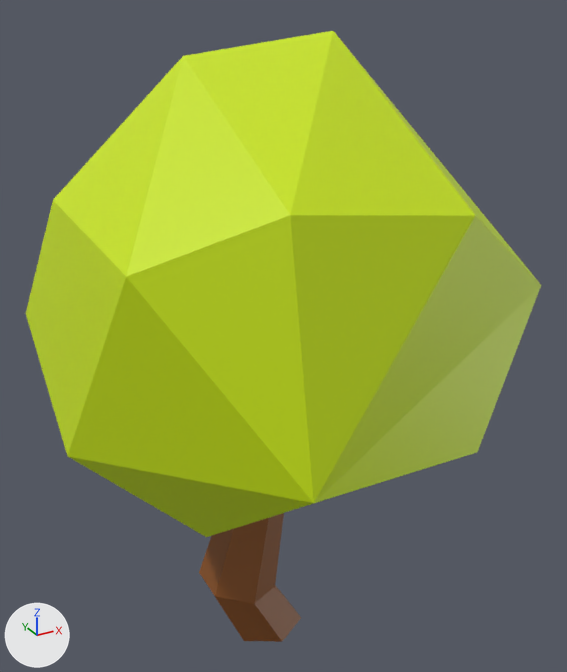
Before and after pictures for a commit that changed the glTF model src/components/objects/Scenery/Bush1.glb.
Camera for both pictures: a 50 mm lens placed at (-0.754, -1.478, 1.546), pointed at (0.075, 0.028, 0.793). Every picture has the same lights, and +X, +Y and +Z are marked at lower left.

Script lines for the objects in view, before the commit:
```python
mat_leaves = principled_material('Leaves')
mat_leaves.base_color = (0.593, 0.799, 0.0)  # yellow #cae700
me_icosphere = bpy.data.meshes.new('Icosphere')
me_icosphere.from_pydata(...)  # 45 vertices, 86 faces; spans x -0.482..0.592, y -0.53..0.544, z -0.017..1.474
# faces by material slot: [43, 43]
me_icosphere.materials.append(mat_leaves)  # yellow #cae700
me_icosphere.materials.append(mat_tree)  # brown #884f1d
ob_bush1 = bpy.data.objects.new('Bush1', me_icosphere)
ob_bush1.location = (0.0, 0.0, 0.0)
```
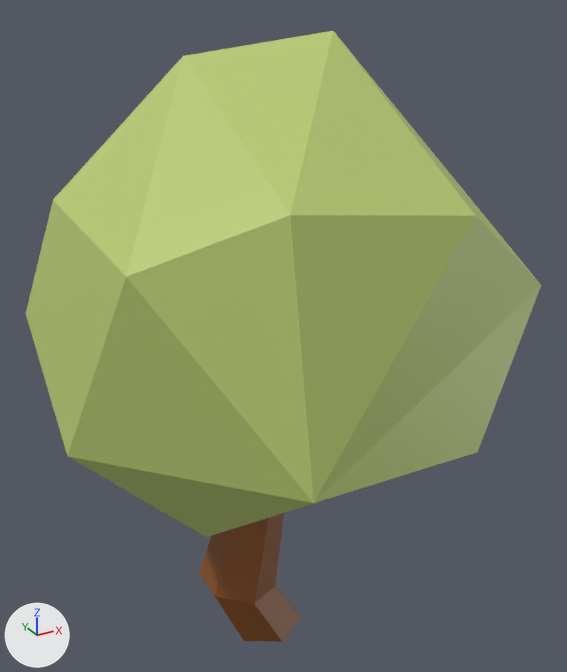
Location of each change, (x1, y1, x2, y2) in pixels of the pictures (567 x 672 px):
'Bush1', recoloured: (26, 31, 541, 539) in both

What the commit changed:
Material 'Leaves' (mat_leaves) changes colour from yellow #cae700 to green #bacc73; in linear values from (0.593, 0.799, 0.0) to (0.493, 0.605, 0.172).
